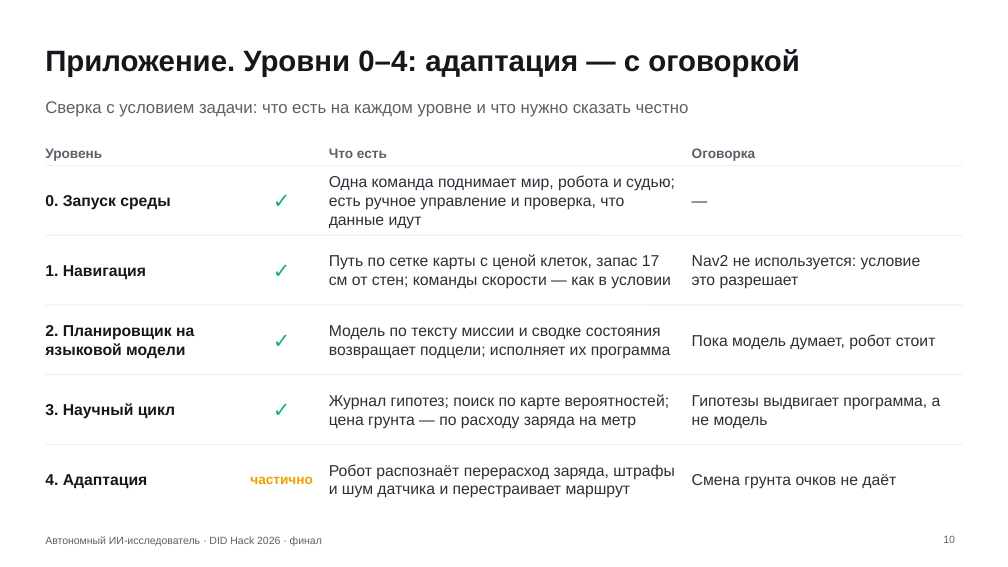
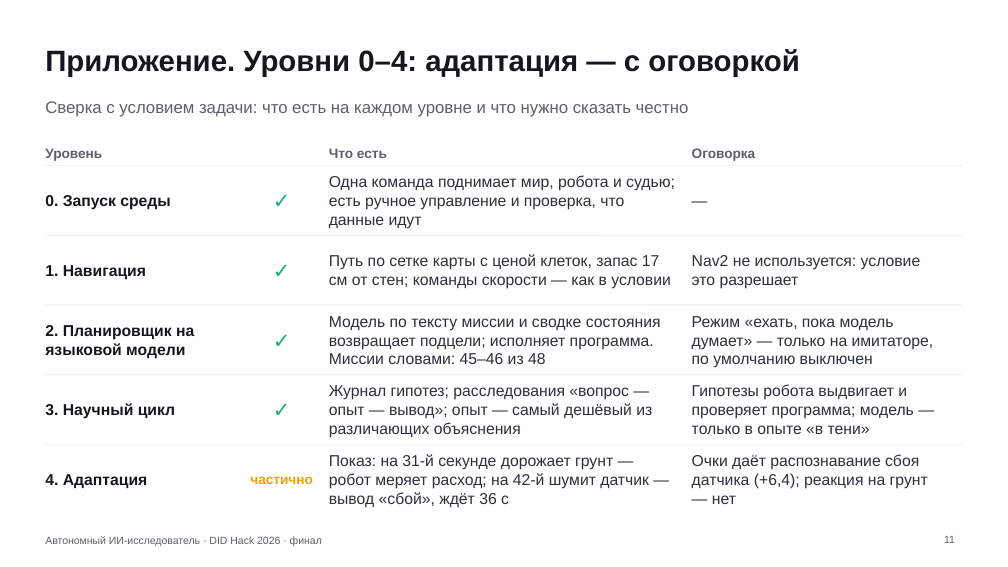
Before and after one commit to Mput13/did-hack, a slide deck: slide 11 of presentation/final.pptx (slide 10 before the commit). Drawn at 1008x567 pixels with LibreOffice and Linux fonts; fonts in the diff are those of the drawing. Boxes give left, top, right and bottom in pixels: in the first picture for what was removed or moved away, otherwise in the second. Text is boxed around its words. In the diff, an @@ line names an element or a change of style, - is before the commit and + after.

```diff
--- a/presentation/final.pptx
+++ b/presentation/final.pptx
@@ text at bbox=[329, 316, 661, 364]: text changed @@
-Модель по тексту миссии и сводке состояния возвращает подцели; исполняет их программа
+Модель по тексту миссии и сводке состояния возвращает подцели; исполняет программа. Миссии словами: 45–46 из 48
@@ text at bbox=[692, 316, 933, 368]: text changed @@
-Пока модель думает, робот стоит
+Режим «ехать, пока модель думает» — только на имитаторе, по умолчанию выключен
@@ text at bbox=[329, 385, 652, 438]: text changed @@
-Журнал гипотез; поиск по карте вероятностей; цена грунта — по расходу заряда на метр
+Журнал гипотез; расследования «вопрос — опыт — вывод»; опыт — самый дешёвый из различающих объяснения
@@ text at bbox=[692, 384, 914, 434]: text changed @@
-Гипотезы выдвигает программа, а не модель
+Гипотезы робота выдвигает и проверяет программа; модель — только в опыте «в тени»
@@ text at bbox=[329, 454, 649, 507]: text changed @@
-Робот распознаёт перерасход заряда, штрафы и шум датчика и перестраивает маршрут
+Показ: на 31-й секунде дорожает грунт — робот меряет расход; на 42-й шумит датчик — вывод «сбой», ждёт 36 с
@@ text at bbox=[692, 454, 928, 504]: text changed @@
-Смена грунта очков не даёт
+Очки даёт распознавание сбоя датчика (+6,4); реакция на грунт — нет
@@ page number at bbox=[944, 536, 955, 543]: text changed @@
-10
+11
```
Also in this commit, not shown: 10 other slides changed, 3 slides added, 2 slides removed, 20 other files.
